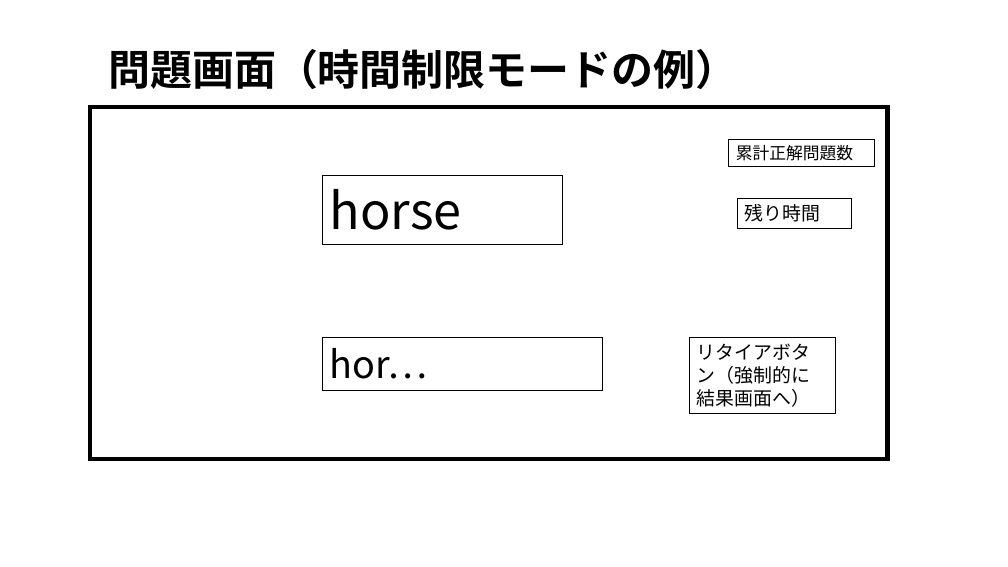
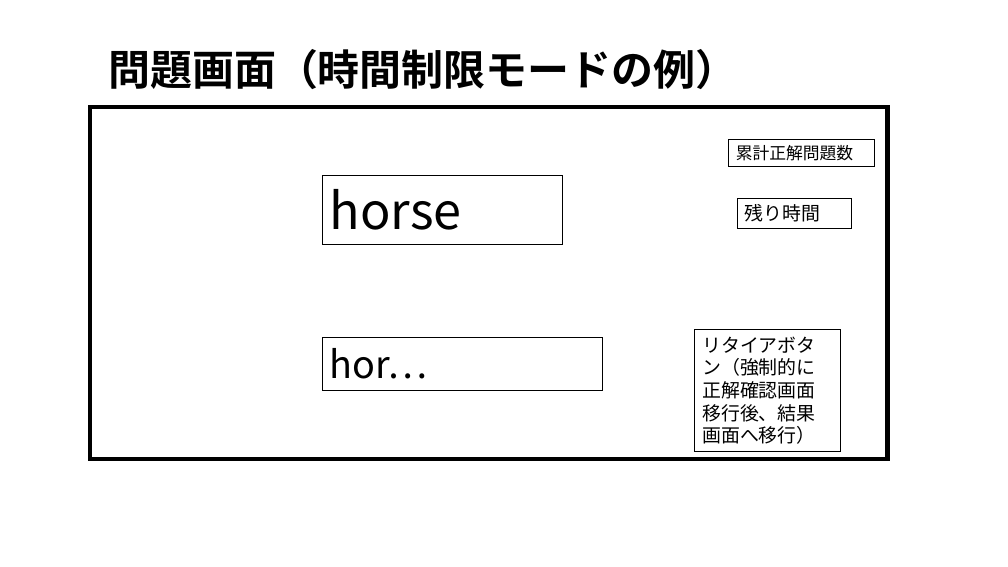
Before and after one commit to tanakai0/stdlib_py_typist, a slide deck: slide 7 of design.pptx. Drawn at 1008x567 pixels with LibreOffice and Linux fonts; fonts in the diff are those of the drawing. Boxes give left, top, right and bottom in pixels: in the first picture for what was removed or moved away, otherwise in the second. Text is boxed around its words. In the diff, an @@ line names an element or a change of style, - is before the commit and + after.

```diff
--- a/design.pptx
+++ b/design.pptx
@@ rectangle "リタイアボタン（強制的に正解確認画面移行後、結果画面へ移行）": place and size @@
-rectangle "リタイアボタン（強制的に正解確認画面移行後、結果画面へ移行）" at (690,337,836,414)
+rectangle "リタイアボタン（強制的に正解確認画面移行後、結果画面へ移行）" at (695,330,841,452)
@@ text in rectangle at (702,336,815,444): text changed @@
-リタイアボタン（強制的に結果画面へ）
+リタイアボタン（強制的に正解確認画面移行後、結果画面へ移行）
```
Also in this commit, not shown: 8 other slides changed, 1 slide added.
